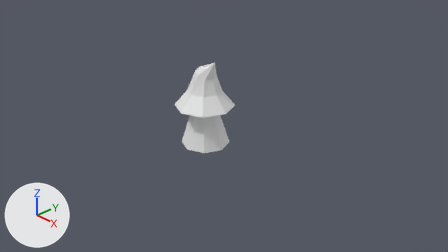
The Blender file FlowQuest/FlowQuest/Assets/Models/Wizard.blend: old version first, new version second.
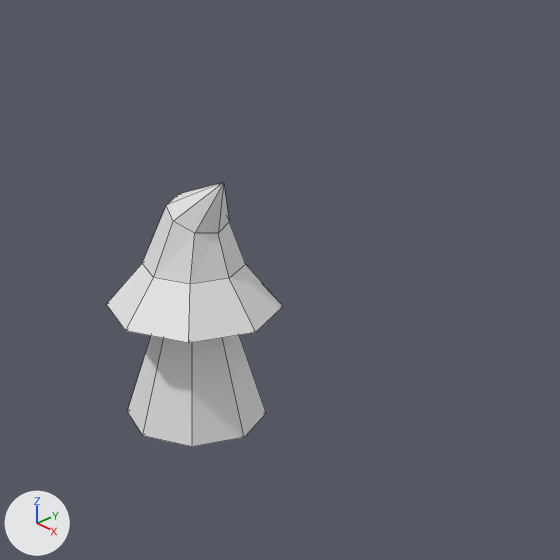
Each version appears first from the file's camera 'Camera', and next in a close-up on the part from 31% to 74% of the width and 0% to 76% of the height. The axes (+X, +Y, +Z) are drawn at lower left. The lights are the same throughout. The close-ups show mesh edges as thin lines. Materials are left out; every surface is plain grey.

The older version as bpy lines, for what is in view:
```python
me_cone_002 = bpy.data.meshes.new('Cone.002')
me_cone_002.from_pydata(...)  # 43 vertices, 48 faces; spans x -1.0..1.0, y -1.0..1.0, z -0.03..2.93
# before: 1 (0.51, 0.0, 2.93) at pixel (223, 182), 18 (0.08, 0.35, 2.47), 19 (0.31, 0.25, 2.37) at pixel (229, 221), 20 (0.41, 0.0, 2.33) at pixel (218, 233), 21 (0.31, -0.25, 2.37) at pixel (194, 233)
# before: 22 (0.08, -0.35, 2.47) at pixel (173, 221), 23 (-0.15, -0.25, 2.56) at pixel (166, 205), 24 (-0.24, 0.0, 2.6) at pixel (178, 194), 25 (-0.15, 0.25, 2.56)
# before: 2 (0.0, 1.0, 1.35), 4 (0.71, 0.71, 1.35) at pixel (283, 306), 6 (1.0, 0.0, 1.35) at pixel (255, 332), 8 (0.71, -0.71, 1.35) at pixel (188, 343), 10 (0.0, -1.0, 1.35) at pixel (125, 330)
# before: 12 (-0.71, -0.71, 1.35) at pixel (106, 304), 14 (-1.0, 0.0, 1.35), 16 (-0.71, 0.71, 1.35), 28 (0.0, 0.35, 1.47), 30 (0.25, 0.25, 1.47)
# before: 31 (0.82, 0.0, -0.03) at pixel (244, 437), 32 (0.35, 0.0, 1.47), 33 (0.58, -0.58, -0.03) at pixel (192, 446), 34 (0.25, -0.25, 1.47), 35 (0.0, -0.82, -0.03) at pixel (142, 435)
# before: 36 (0.0, -0.35, 1.47), 37 (-0.58, -0.58, -0.03) at pixel (127, 411), 38 (-0.25, -0.25, 1.47), 39 (-0.82, 0.0, -0.03), 40 (-0.35, 0.0, 1.47)
# before: 42 (-0.25, 0.25, 1.47)
ob_cone = bpy.data.objects.new('Cone', me_cone_002)
ob_cone.location = (-0.03, -0.007, 0.029)
ob_cone.scale = (0.673, 0.673, 0.673)
```
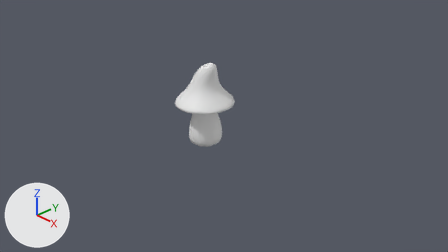
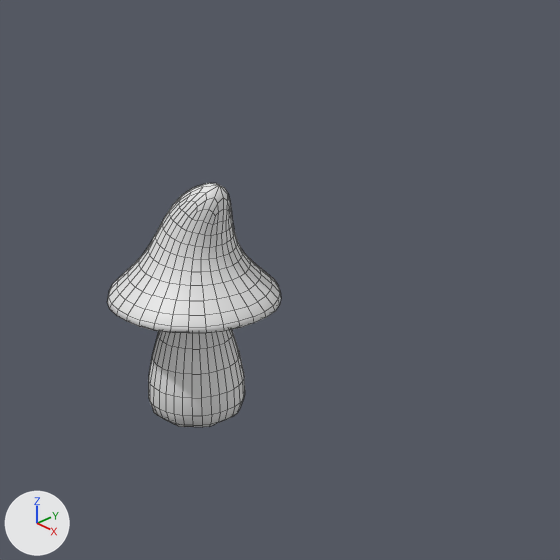
Edits to the bpy script that builds the scene:
```text
Change me_cone_002:
    where me_cone_002.from_pydata(...)  # 43 vertices, 48 faces; spans x -1.0..1.0, y -1.0..1.0, z -0.03..2.93
    used by ob_cone; location = (-0.03, -0.007, 0.029); scale = (0.673, 0.673, 0.673)
    verts and faces of me_cone_002; kept vertices keep their numbers, new ones are numbered from 43
    me_cone_002 part 1
    add verts[1] = (0.63, 0.0, 3.11)  # moved
    add verts[18] = (0.08, 0.41, 2.47)  # moved
    add verts[19] = (0.35, 0.29, 2.35)  # moved
    add verts[20] = (0.46, 0.0, 2.31)  # moved
    add verts[21] = (0.35, -0.29, 2.35)  # moved
    add verts[22] = (0.08, -0.41, 2.47)  # moved
    add verts[23] = (-0.19, -0.29, 2.58)  # moved
    add verts[24] = (-0.3, 0.0, 2.63)  # moved
    add verts[25] = (-0.19, 0.29, 2.58)  # moved
    me_cone_002 part 2
    add verts[2] = (0.0, 1.4, 1.35)  # moved
    add verts[4] = (0.99, 0.99, 1.35)  # moved
    add verts[6] = (1.4, 0.0, 1.35)  # moved
    add verts[8] = (0.99, -0.99, 1.35)  # moved
    add verts[10] = (0.0, -1.4, 1.35)  # moved
    add verts[12] = (-0.99, -0.99, 1.35)  # moved
    add verts[14] = (-1.4, 0.0, 1.35)  # moved
    add verts[16] = (-0.99, 0.99, 1.35)  # moved
    add verts[31] = (0.78, -0.02, -0.03)  # moved
    add verts[33] = (0.55, -0.57, -0.03)  # moved
    add verts[35] = (0.0, -0.8, -0.03)  # moved
    add verts[37] = (-0.55, -0.57, -0.03)  # moved
    add verts[39] = (-0.78, -0.02, -0.03)  # moved
    add verts[43] = (0.0, 0.0, 1.47)
    add faces += [(28, 43, 30), (32, 43, 34), (30, 43, 32), (40, 43, 42), (38, 43, 40), (28, 42, 43)]
    add faces += [(36, 43, 38), (34, 43, 36)]
Change ob_cone:
    add _m = ob_cone.modifiers.new('Subsurf', 'SUBSURF')
    add _m.levels = 2
```

Boxes [x1, y1, x2, y2] around the edits, measured in the close-ups (560 x 560 px; the box of a moved part takes in the faces that stretch with it):
'Cone', reshaped, modifiers changed (8% shorter)
    before: [107, 182, 283, 447]
    after: [107, 183, 281, 427]
part 1 of me_cone_002, moved or reshaped
    before: [142, 182, 246, 284]
    after: [139, 183, 250, 286]
part 2 of me_cone_002, built on
    before: [107, 264, 283, 447]
    after: [107, 256, 281, 427]
